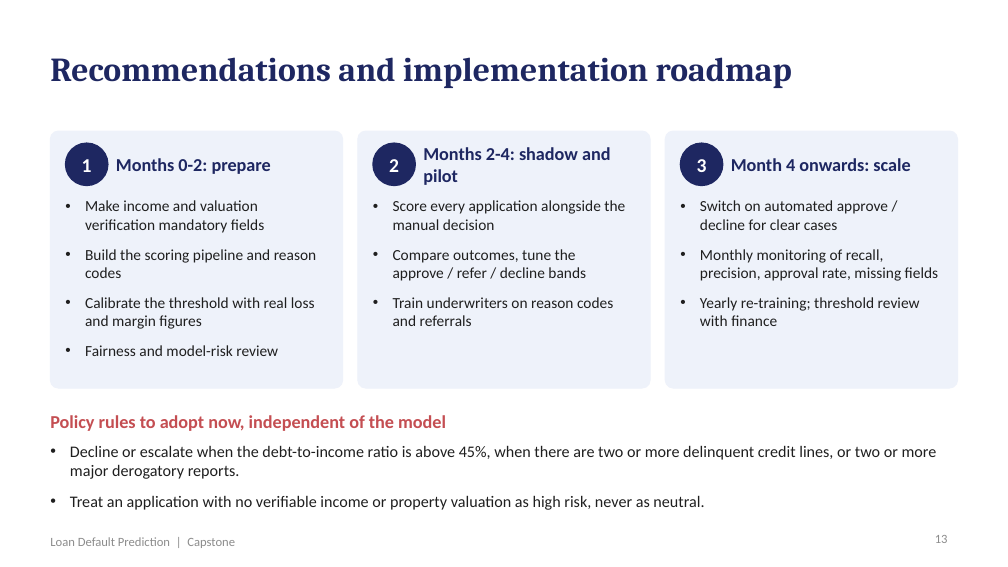
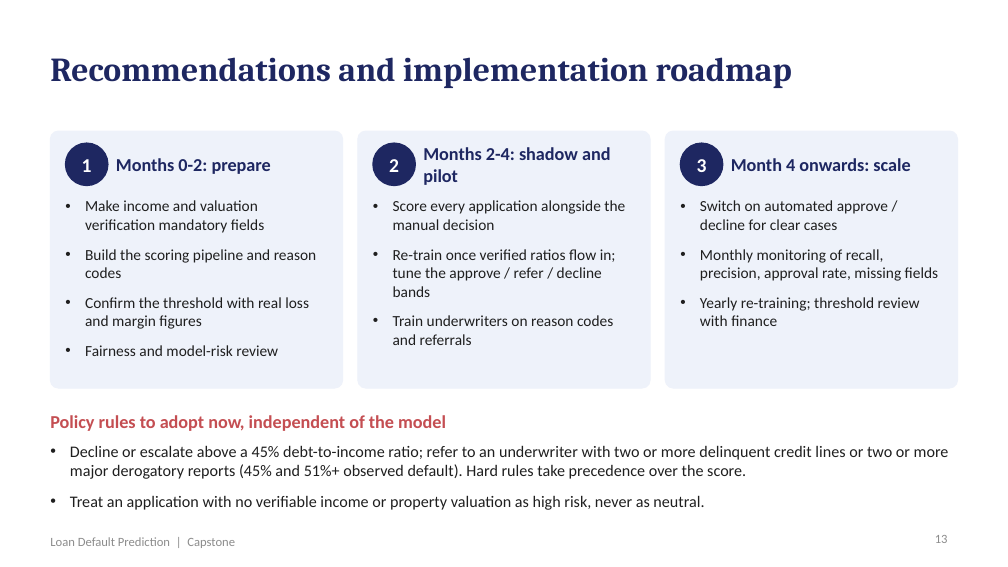
Before and after one commit to shubham1891/Personal-code, a slide deck: slide 13 of presentation/Loan_Default_Prediction_Presentation.pptx. Drawn at 1008x567 pixels with LibreOffice and Linux fonts; fonts in the diff are those of the drawing. Boxes give left, top, right and bottom in pixels: in the first picture for what was removed or moved away, otherwise in the second. Text is boxed around its words. In the diff, an @@ line names an element or a change of style, - is before the commit and + after.

```diff
--- a/presentation/Loan_Default_Prediction_Presentation.pptx
+++ b/presentation/Loan_Default_Prediction_Presentation.pptx
@@ text at box(393, 249, 616, 297): text changed @@
-• Compare outcomes, tune the approve / refer / decline bands
+• Re-train once verified ratios flow in; tune the approve / refer / decline bands
@@ text at box(85, 297, 309, 329): text changed @@
-• Calibrate the threshold with real loss and margin figures
+• Confirm the threshold with real loss and margin figures
@@ text at box(70, 445, 949, 479): text changed @@
-• Decline or escalate when the debt-to-income ratio is above 45%, when there are two or more delinquent credit lines, or two or more major derogatory reports.
+• Decline or escalate above a 45% debt-to-income ratio; refer to an underwriter with two or more delinquent credit lines or two or more major derogatory reports (45% and 51%+ observed default). Hard rules take precedence over the score.
```
Also in this commit, not shown: 10 other slides changed, 18 other files.
